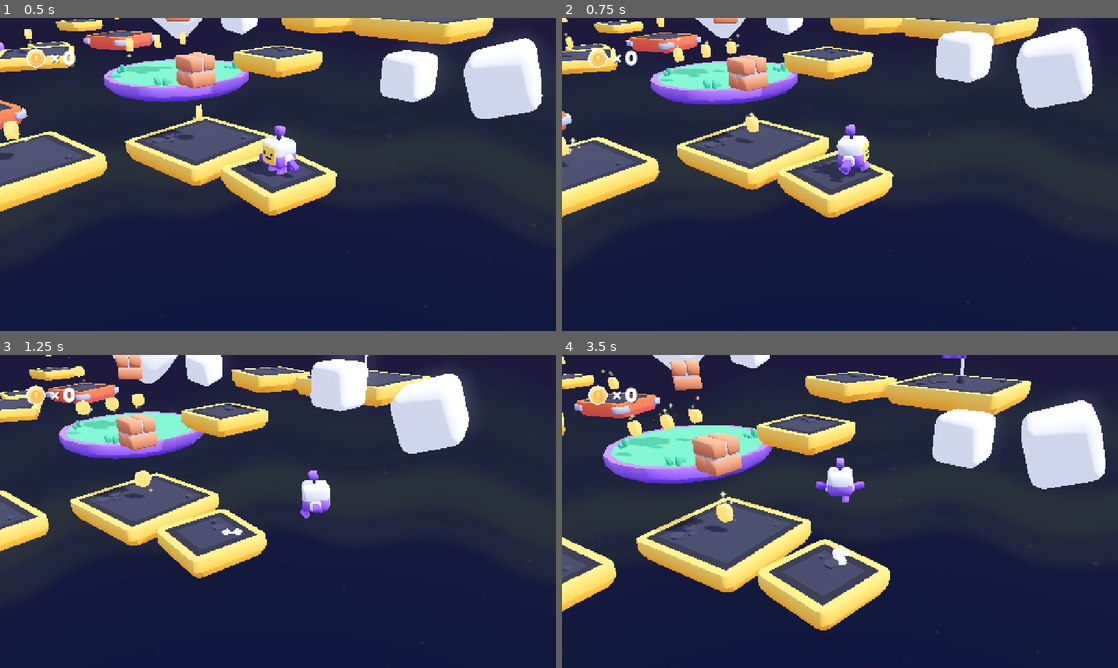
Above: before the commit, frames 1-4 (two rows, left to right).
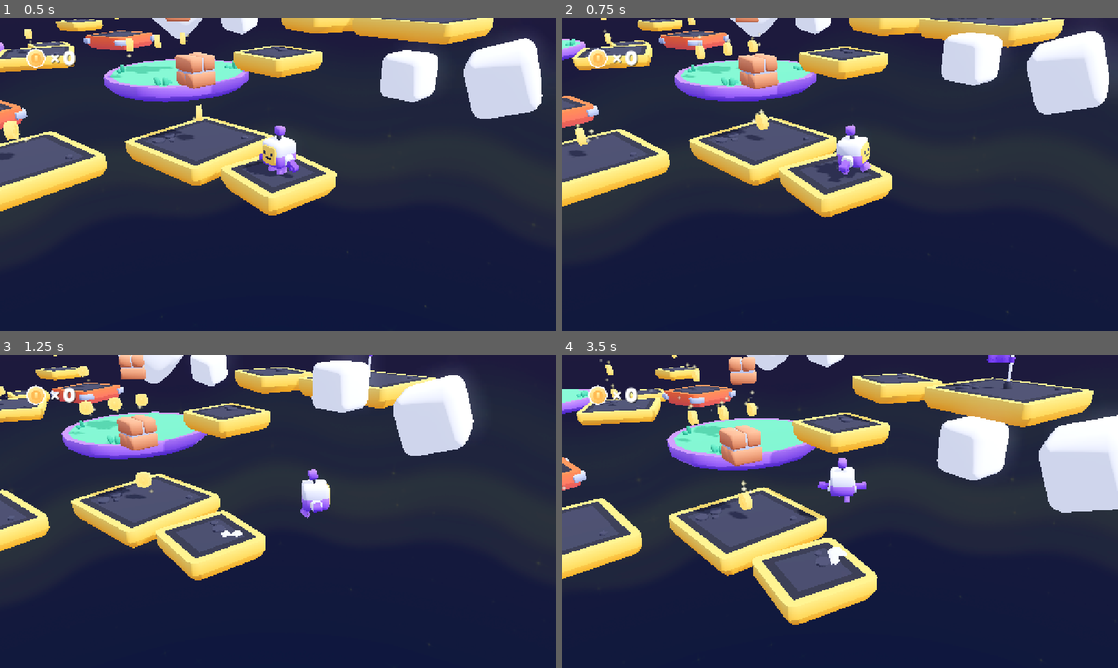
Above: after the commit, the same moments.

Repository: insertnewusername/3d-platformer
Game: Godot game, scene res://scenes/main.tscn
The game is run twice, just before and just after one commit, with the same random seed, the same clock (stepped at 60 frames per second) and the same inputs.
Inputs:
- Up to frame 1 (0.5 s): no input
- Up to frame 2 (0.75 s): hold D (move_right) from 0.53 s (still down); tap Left (camera_left) at 0.6 s
- Up to frame 3 (1.25 s): keep holding D (move_right); tap Space (jump) at 0.77 s; tap Right (camera_right) at 0.8 s
- Up to frame 4 (3.5 s): release D (move_right) at 1.28 s; hold S (move_back) 1.28-2.03 s; tap Right (camera_right) at 1.35, 2.3 s; tap Space (jump) at 1.52, 3.02 s; tap Left (camera_left) at 1.55, 2.85 s; hold D (move_right) 2.03-2.78 s; tap Down (camera_down) at 2.1 s; hold W (move_forward) from 2.78 s (still down)

Frame 1 is identical in both runs. In frame 2, 17% of the frame differs, in the area x 0-100%, y 0-95%; in frame 3, 4.6%; in frame 4, 32%, in the area x 0-100%, y 0-89%.

Commit message:
update camera and bricks logic

Diff:
--- a/objects/brick.gd
+++ b/objects/brick.gd
@@ -26,7 +26,7 @@
 
 	mesh.hide()
 	$CollisionShape3D.disabled = true
-	bottom_detector.monitoring = false
+	set_deferred("monitoring", false)
 
 	await get_tree().create_timer(1).timeout
 	queue_free()
--- a/scripts/view.gd
+++ b/scripts/view.gd
@@ -41,7 +41,7 @@
 
 	var input := Vector3.ZERO
 
-	input.y = Input.get_axis("camera_left", "camera_right")
+	input.y = Input.get_axis("camera_right", "camera_left")
 	input.x = Input.get_axis("camera_up", "camera_down")
 
 	camera_rotation += input.limit_length(1.0) * rotation_speed * delta
